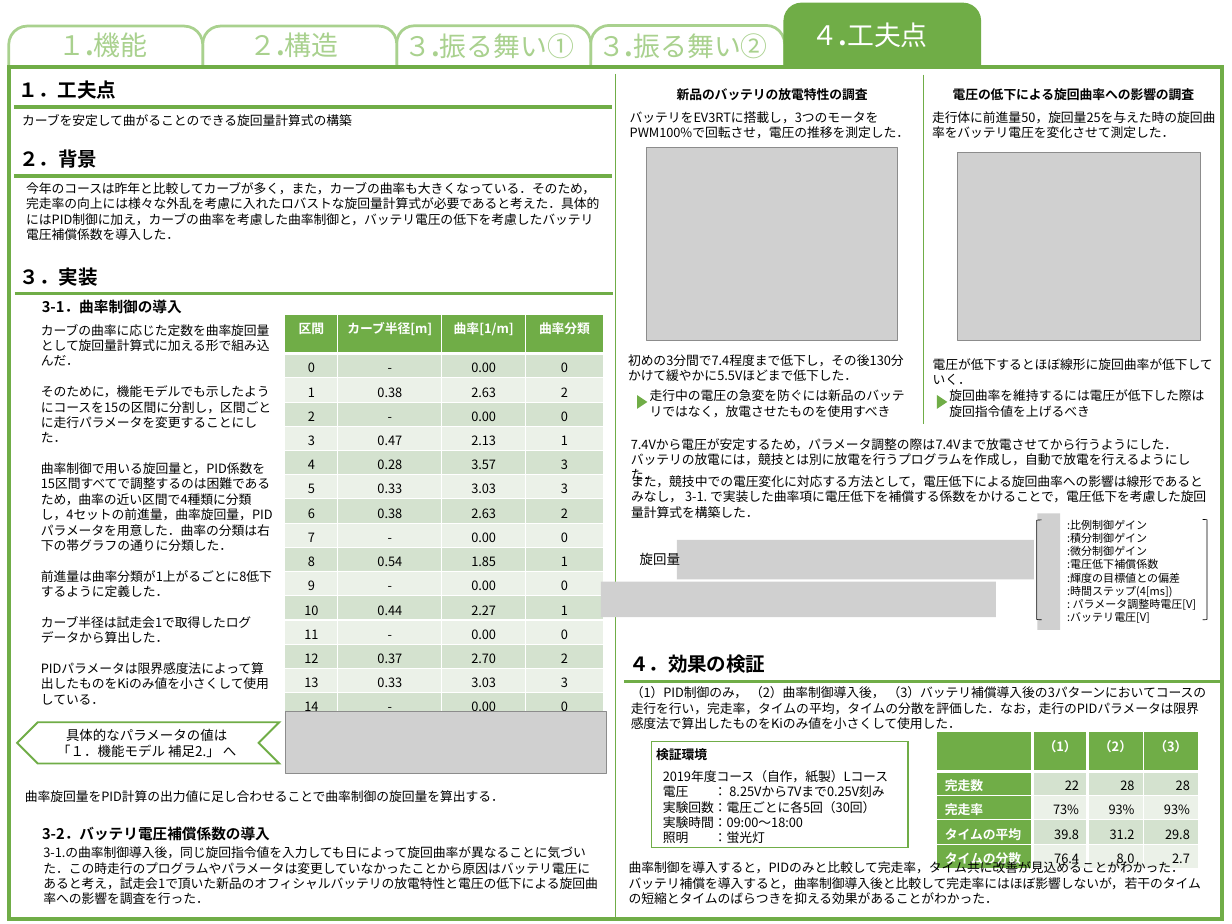
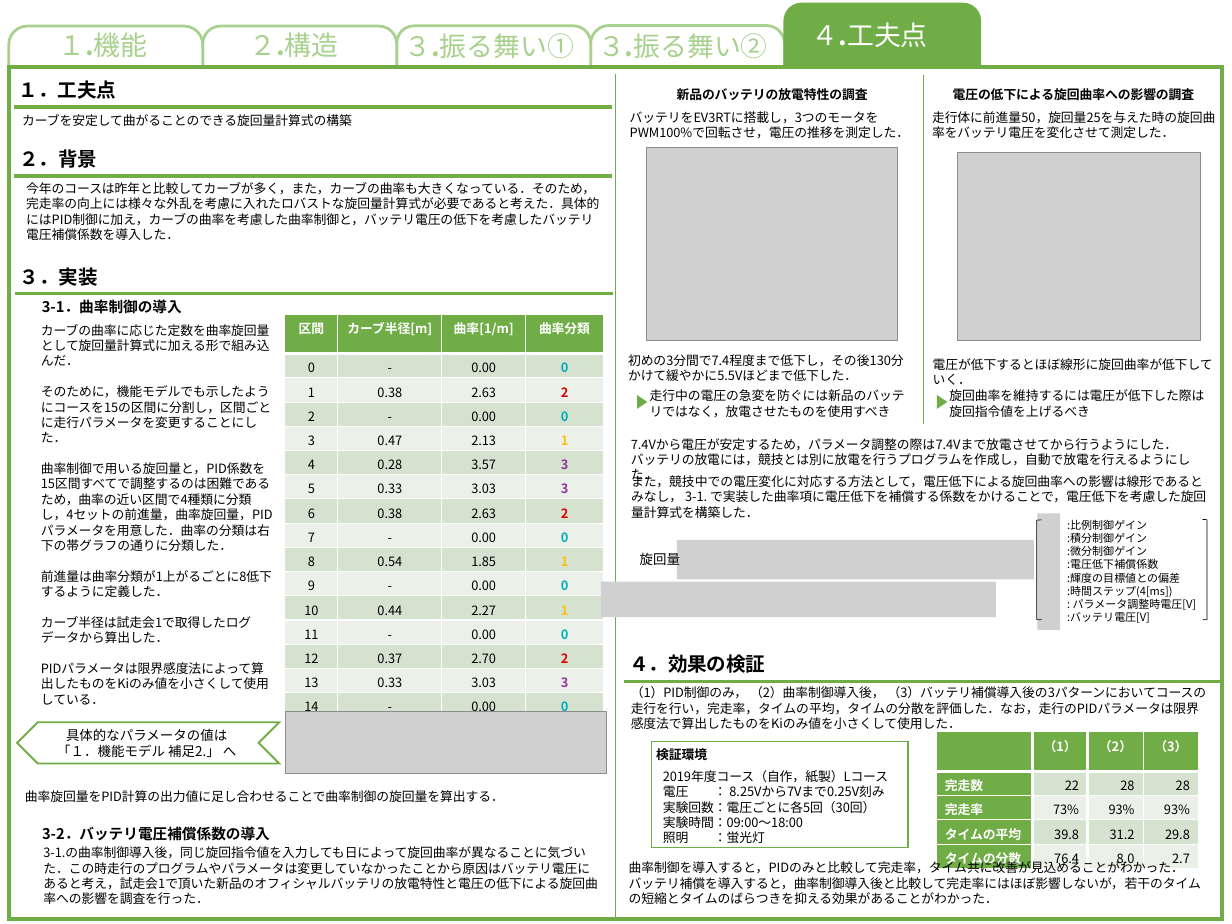
Before and after one commit to akita-lab-2019/model, a slide deck: slide 1 of 完成モデル/工夫点.pptx. Drawn at 1232x924 pixels with LibreOffice and Linux fonts; fonts in the diff are those of the drawing; grey boxes stand for pictures. Boxes give left, top, right and bottom in pixels: in the first picture for what was removed or moved away, otherwise in the second. Text is boxed around its words. In the diff, an @@ line names an element or a change of style, - is before the commit and + after.

Commit message:
update: 曲率分類に色を付けた

```diff
--- a/完成モデル/工夫点.pptx
+++ b/完成モデル/工夫点.pptx
@@ table at [285,314,604,716] @@
@@ text colour #000000 to #00ADBB in "0", "0", "0", "0" and 2 more places @@
@@ bold on in "0", "2", "0", "1" and 11 more places @@
@@ text colour #000000 to #E10000 in "2", "2", "2" @@
@@ text colour #000000 to #FEBF12 in "1", "1", "1" @@
@@ text colour #000000 to #94349B in "3", "3", "3" @@
```
